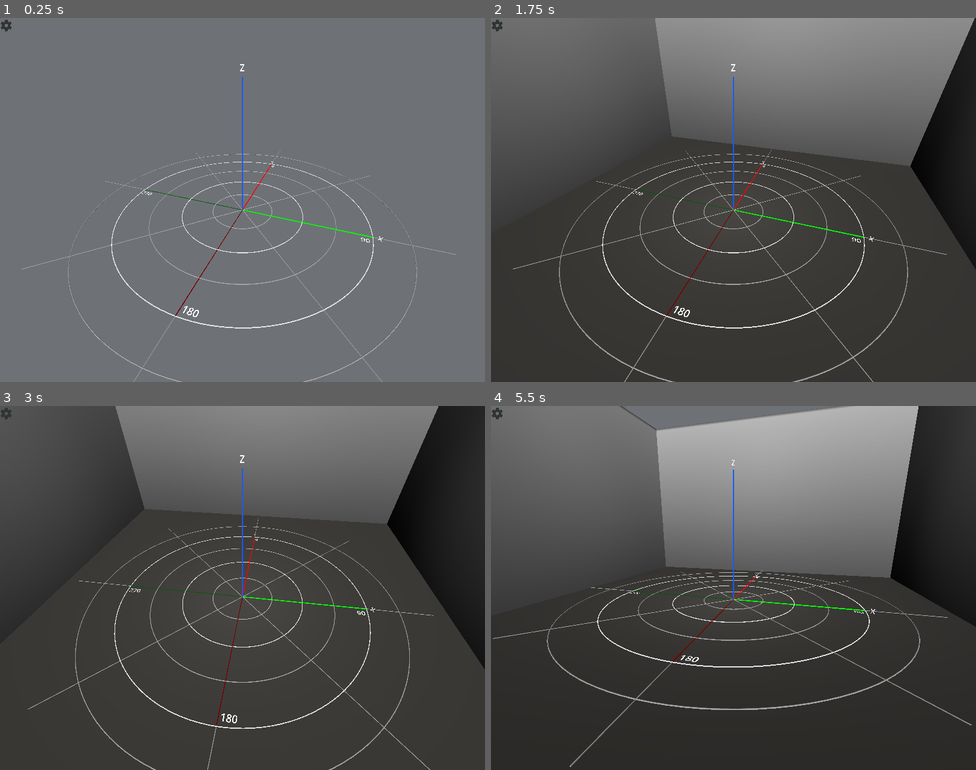
Above: before the commit, frames 1-4 (two rows, left to right).
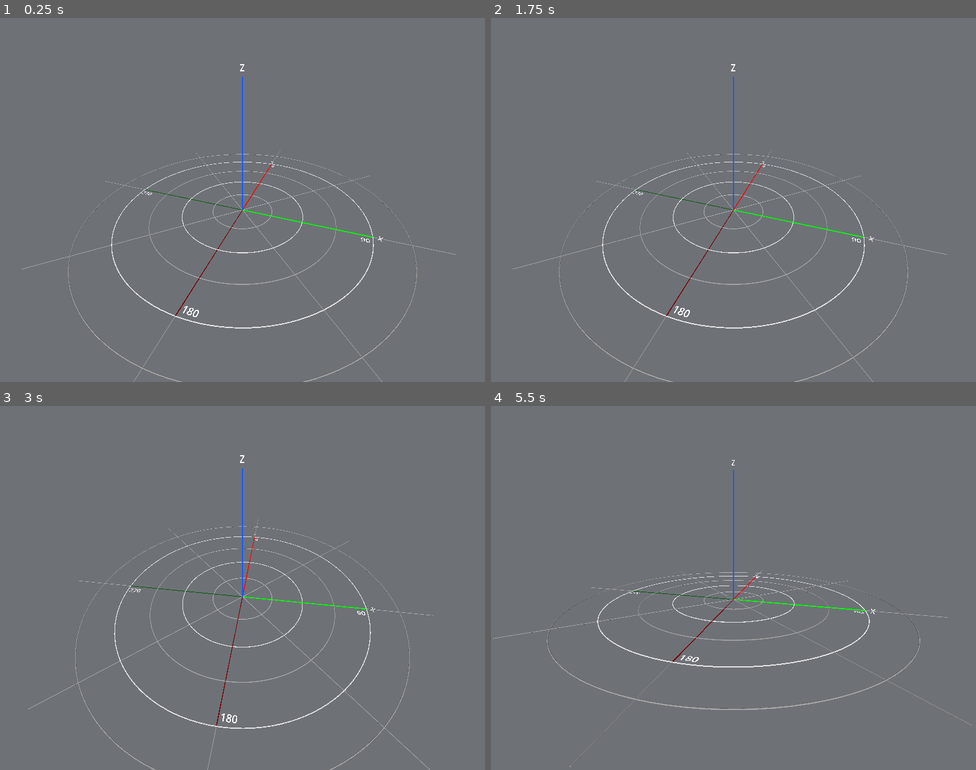
Above: after the commit, the same moments.

Repository: GRIS-UdeM/SpeakerView
Game: Godot game, scene res://scenes/speakerview.tscn
Same seed, same stepped clock (60 frames per second), same inputs: the game is played once before the commit and once after it.
Inputs (mouse positions are in pixels of both pictures, inside the frame that each line leads up to):
- Up to frame 1 (0.25 s): no input
- Up to frame 2 (1.75 s): click (495, 25) at 0.52 s; tap Enter at 1.25 s; move the mouse to (840, 181) at 1.27 s; tap F at 1.35 s; click (840, 181) at 1.42 s; tap H at 1.55 s
- Up to frame 3 (3 s): tap Space at 2 s; drag from (145, 606) to (218, 660) at 2.02 s; tap Enter at 2.75 s; move the mouse to (291, 507) at 2.77 s; tap F at 2.85 s; click (291, 507) at 2.92 s
- Up to frame 4 (5.5 s): tap H at 3.05, 4.55 s; tap Space at 3.5, 5 s; drag from (709, 660) to (588, 533) at 3.52 s; tap Enter at 4.25 s; move the mouse to (879, 642) at 4.27 s; hold S 4.28-5 s; tap F at 4.35 s; click (879, 642) at 4.42 s; drag from (588, 533) to (660, 497) at 5.02 s

The runs differ from the first frame. In frame 1, less than 0.1% of the frame differs, in the area x 0-3%, y 0-4%; in frame 2, 80%; in frame 3, 85%, in the area x 0-100%, y 0-100%; in frame 4, 81%.

Commit message:
Removed UI menu

Diff:
--- a/scenes/speakerview.tscn
+++ b/scenes/speakerview.tscn
@@ -1,9 +1,7 @@
-[gd_scene load_steps=68 format=3 uid="uid://dgx85am3uu7o7"]
+[gd_scene load_steps=66 format=3 uid="uid://dgx85am3uu7o7"]
 
 [ext_resource type="Script" path="res://scripts/SpeakerView.gd" id="1_ov2dc"]
 [ext_resource type="Script" path="res://scripts/Camera.gd" id="2_gy427"]
-[ext_resource type="Script" path="res://scripts/UI.gd" id="3_oo55v"]
-[ext_resource type="Texture2D" uid="uid://1a8ucveu7ruf" path="res://icons/parameter-icon.png" id="4_ihuof"]
 [ext_resource type="Script" path="res://scripts/axes.gd" id="5_2k5yi"]
 [ext_resource type="PackedScene" uid="uid://byo0lrwh1rug6" path="res://scenes/shpere_grid.tscn" id="6_5uwtl"]
 [ext_resource type="PackedScene" uid="uid://c51kvjg8rfpuq" path="res://scenes/cube_grid.tscn" id="7_mddiq"]
@@ -250,28 +248,6 @@
 transform = Transform3D(1, 3.48787e-16, -3.48787e-16, -3.48787e-16, 1, 3.48787e-16, 3.48787e-16, -3.48787e-16, 1, 0, 0, 0)
 light_energy = 0.8
 
-[node name="UI" type="Control" parent="."]
-layout_mode = 3
-anchors_preset = 0
-offset_right = 40.0
-offset_bottom = 40.0
-size_flags_horizontal = 8
-script = ExtResource("3_oo55v")
-metadata/_edit_use_anchors_ = true
-
-[node name="MenuBar" type="MenuBar" parent="UI"]
-layout_mode = 0
-offset_right = 40.0
-offset_bottom = 40.0
-
-[node name="Params" type="MenuButton" parent="UI/MenuBar"]
-layout_mode = 1
-offset_top = 2.0
-offset_right = 568.0
-offset_bottom = 522.0
-scale = Vector2(0.04, 0.04)
-icon = ExtResource("4_ihuof")
-
 [node name="FrameRate" type="Label" parent="."]
 offset_left = 2.0
 offset_top = 32.0
@@ -677,5 +653,3 @@
 
 [node name="MacOS_Mouse_Events" type="Node" parent="."]
 script = ExtResource("11_d178e")
-
-[connection signal="about_to_popup" from="UI/MenuBar/Params" to="UI" method="_on_params_about_to_popup"]
--- a/scripts/SpeakerView.gd
+++ b/scripts/SpeakerView.gd
@@ -73,7 +73,6 @@
 var macos_get_mouse_events_process: int
 var speakerview_just_get_focus_back: bool = false
 var speakerview_lost_focus: bool = false
-var first_click_is_menu_item: bool = false
 var macos_mouse_left_button_state: MacOSMouseLeftButtonState
 var macos_mouse_event: MacOSMouseEvent
 var macos_mouse_last_pos: Vector2
@@ -84,7 +83,6 @@
 var triplets_node
 var speakers_node
 var camera_node
-var UI_menu_node
 var hall_node
 
 func _ready():
@@ -94,7 +92,6 @@
 	triplets_node = get_node("triplets")
 	speakers_node = get_node("Speakers")
 	camera_node = get_node("Center/Camera")
-	UI_menu_node = get_node("UI/MenuBar/Params")
 	hall_node = get_node("hall")
 
 	sphere_grid = $shpere_grid
@@ -154,6 +151,8 @@
 		should_move_SG_to_foreground = !SV_started_by_SG_for_the_first_time
 
 func _process(delta):
+#	$FrameRate.text = str("FPS : ", Engine.get_frames_per_second())
+
 	if window_position != get_viewport().position or window_size != get_viewport().size:
 		window_position = get_viewport().position
 		window_size = get_viewport().size
@@ -173,17 +172,10 @@
 			# check if mouse pos is inside the window (including window decoration and resize_margin)
 			if (mouse_pos.y < 0 or mouse_pos.y > viewport_size.y - 4) or (mouse_pos.x < 4 or mouse_pos.x > viewport_size.x - 4):
 				speakerview_lost_focus = false
-			if (mouse_pos.x >= 0 and mouse_pos.x <= 28) and (mouse_pos.y >= 0 and mouse_pos.y <= 36):
-				first_click_is_menu_item = true
 
 		if macos_mouse_left_button_state == MacOSMouseLeftButtonState.PRESSED:
 			if speakerview_lost_focus and speakerview_just_get_focus_back:
-				if first_click_is_menu_item:
-					UI_menu_node.show_popup()
-					speakerview_lost_focus = false
-					speakerview_just_get_focus_back = false
-					first_click_is_menu_item = false
-				elif macos_mouse_event == MacOSMouseEvent.WAITING_FOR_RELEASE:
+				if macos_mouse_event == MacOSMouseEvent.WAITING_FOR_RELEASE:
 					var rel_mouse = macos_mouse_last_pos - mouse_pos
 					camera_azimuth -= rel_mouse.x * MOUSE_DRAG_SPEED
 					camera_elevation -= rel_mouse.y * MOUSE_DRAG_SPEED
@@ -229,6 +221,10 @@
 	elif event is InputEventPanGesture:
 		cam_radius += event.delta.y
 		cam_radius = clampf(cam_radius, camera_node.CAMERA_MIN_RADIUS, camera_node.CAMERA_MAX_RADIUS)
+
+	elif event is InputEventKey:
+		if event.pressed and event.get_modifiers_mask() == 0 and event.echo == false and event.keycode == KEY_F:
+			handle_fullscreen()
 
 func _notification(what):
 	if platform_is_macos:
@@ -374,3 +370,10 @@
 	wall_back_node.visible = !wall_back_node.visible
 	wall_right_node.visible = !wall_right_node.visible
 	floor_stage_node.visible = !floor_stage_node.visible
+
+func handle_fullscreen():
+	var mode = get_viewport().get_mode()
+	if mode == Window.MODE_FULLSCREEN:
+		get_viewport().set_mode(Window.MODE_WINDOWED)
+	else:
+		get_viewport().set_mode(Window.MODE_FULLSCREEN)
--- a/scripts/UI.gd
+++ /dev/null
@@ -1,131 +0,0 @@
-extends Control
-
-enum MenuItemId {SEPARATOR_CMDS=0,
-				SHOW_HALL,
-				SHOW_VBAP_SPANS_COMPLETE_SPHERE,
-				SEPARATOR_WINDOW,
-				TOGGLE_FULLSCREEN,
-				SHOW_FRAMES_PER_SECOND,
-				SEPARATOR_APP,
-				ABOUT_WINDOW}
-
-var commands: Array
-
-var speakerview_node
-var network_node
-var framerate_node
-var hall_node
-var params_node
-
-var show_hall: bool = false
-var show_framerate: bool = false
-
-func _ready():
-	speakerview_node = get_node("/root/SpeakerView")
-	network_node = get_parent().get_node("Network")
-	framerate_node = get_parent().get_node("FrameRate")
-	hall_node = get_node("/root/SpeakerView/hall")
-	params_node = get_node("MenuBar/Params")
-
-	commands.append("Commands")
-	commands.append("Show Hall")
-	commands.append("Show Vbap Spans Complete Sphere")
-	commands.append("Window")
-	commands.append("Toggle Fullscreen")
-	commands.append("Show Frames Per Second")
-	commands.append("Application")
-	commands.append("About SpeakerView")
-
-	params_node.get_popup().add_separator(commands[MenuItemId.SEPARATOR_CMDS], MenuItemId.SEPARATOR_CMDS)
-
-	params_node.get_popup().add_check_item(commands[MenuItemId.SHOW_HALL] + " (R)", MenuItemId.SHOW_HALL)
-	params_node.get_popup().add_check_item(commands[MenuItemId.SHOW_VBAP_SPANS_COMPLETE_SPHERE] + " (S)", MenuItemId.SHOW_VBAP_SPANS_COMPLETE_SPHERE)
-
-	params_node.get_popup().add_separator(commands[MenuItemId.SEPARATOR_WINDOW], MenuItemId.SEPARATOR_WINDOW)
-	params_node.get_popup().add_check_item(commands[MenuItemId.TOGGLE_FULLSCREEN] + " (F)", MenuItemId.TOGGLE_FULLSCREEN)
-	params_node.get_popup().add_check_item(commands[MenuItemId.SHOW_FRAMES_PER_SECOND] + "", MenuItemId.SHOW_FRAMES_PER_SECOND)
-
-	params_node.get_popup().add_separator(commands[MenuItemId.SEPARATOR_APP], MenuItemId.SEPARATOR_APP)
-	params_node.get_popup().add_item(commands[MenuItemId.ABOUT_WINDOW], MenuItemId.ABOUT_WINDOW)
-
-	params_node.get_popup().id_pressed.connect(_on_popup_menu_id_pressed)
-
-	set_menu_scale()
-
-func _on_params_about_to_popup():
-	set_menu_scale()
-	var popup = params_node.get_popup()
-
-	popup.set_item_checked(MenuItemId.SHOW_HALL, show_hall)
-	popup.set_item_checked(MenuItemId.SHOW_VBAP_SPANS_COMPLETE_SPHERE, speakerview_node.use_vbap_complete_sphere)
-	popup.set_item_checked(MenuItemId.TOGGLE_FULLSCREEN, get_viewport().get_mode() == Window.MODE_FULLSCREEN)
-	popup.set_item_checked(MenuItemId.SHOW_FRAMES_PER_SECOND, show_framerate)
-
-func _on_popup_menu_id_pressed(id: int):
-	match id:
-		MenuItemId.SHOW_HALL:
-			handle_show_hall()
-		MenuItemId.SHOW_VBAP_SPANS_COMPLETE_SPHERE:
-			handle_show_vbap_spans_complete_sphere()
-		MenuItemId.TOGGLE_FULLSCREEN:
-			handle_fullscreen()
-		MenuItemId.SHOW_FRAMES_PER_SECOND:
-			handle_show_framerate()
-		MenuItemId.ABOUT_WINDOW:
-			pass
-#			speakerview_node.handle_show_about_window()
-
-func _input(event):
-	if event is InputEventKey:
-		if event.pressed and event.get_modifiers_mask() == 0 and event.echo == false and event.keycode == KEY_F:
-			handle_fullscreen()
-		elif event.pressed and event.get_modifiers_mask() == 0 and event.echo == false and event.keycode == KEY_H:
-			handle_show_hall()
-		elif event.pressed and event.get_modifiers_mask() == 0 and event.echo == false and event.keycode == KEY_S:
-			handle_show_vbap_spans_complete_sphere()
-
-func handle_show_hall():
-	var floor_deep_node = hall_node.get_node("floor_deep")
-	var wall_left_node = hall_node.get_node("wall_left")
-	var wall_front_node = hall_node.get_node("wall_front")
-	var wall_back_node = hall_node.get_node("wall_back")
-	var wall_right_node = hall_node.get_node("wall_right")
-	var floor_stage_node = hall_node.get_node("floor_stage")
-	floor_deep_node.visible = !floor_deep_node.visible
-	wall_left_node.visible = !wall_left_node.visible
-	wall_front_node.visible = !wall_front_node.visible
-	wall_back_node.visible = !wall_back_node.visible
-	wall_right_node.visible = !wall_right_node.visible
-	floor_stage_node.visible = !floor_stage_node.visible
-
-	show_hall = !show_hall
-
-func handle_show_vbap_spans_complete_sphere():
-	speakerview_node.use_vbap_complete_sphere = !speakerview_node.use_vbap_complete_sphere
-
-func handle_fullscreen():
-	var mode = get_viewport().get_mode()
-	if mode == Window.MODE_FULLSCREEN:
-		get_viewport().set_mode(Window.MODE_WINDOWED)
-	else:
-		get_viewport().set_mode(Window.MODE_FULLSCREEN)
-
-func handle_show_framerate():
-	show_framerate = !show_framerate
-	framerate_node.visible = show_framerate
-
-func set_menu_scale():
-	var new_scale_factor: float
-
-	match OS.get_name():
-		"Windows", "UWP", "Linux", "FreeBSD", "NetBSD", "OpenBSD", "BSD":
-			new_scale_factor = 1.0
-		"macOS":
-			new_scale_factor = DisplayServer.screen_get_dpi() / 160.0
-
-	params_node.get_popup().add_theme_font_size_override("font_size", get_theme_default_font_size() * new_scale_factor)
-	params_node.scale = Vector2(0.04 * new_scale_factor, 0.04 * new_scale_factor)
-
-func _process(_delta):
-	if show_framerate:
-		framerate_node.text = str("FPS : ", Engine.get_frames_per_second())
